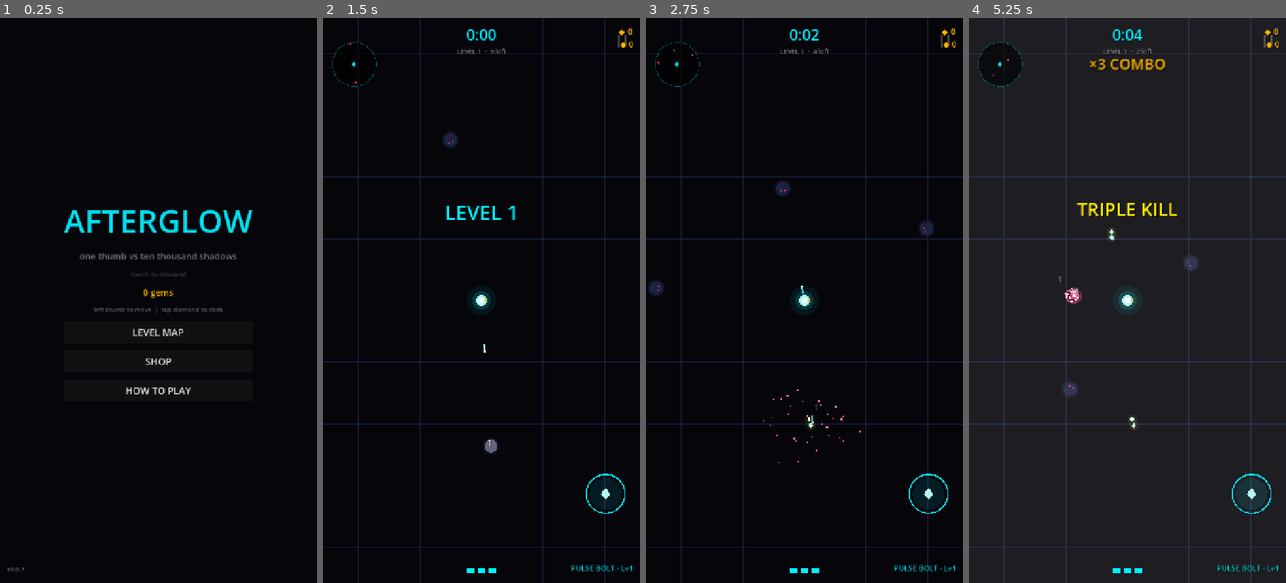
Above: before the commit, frames 1-4 (left to right).
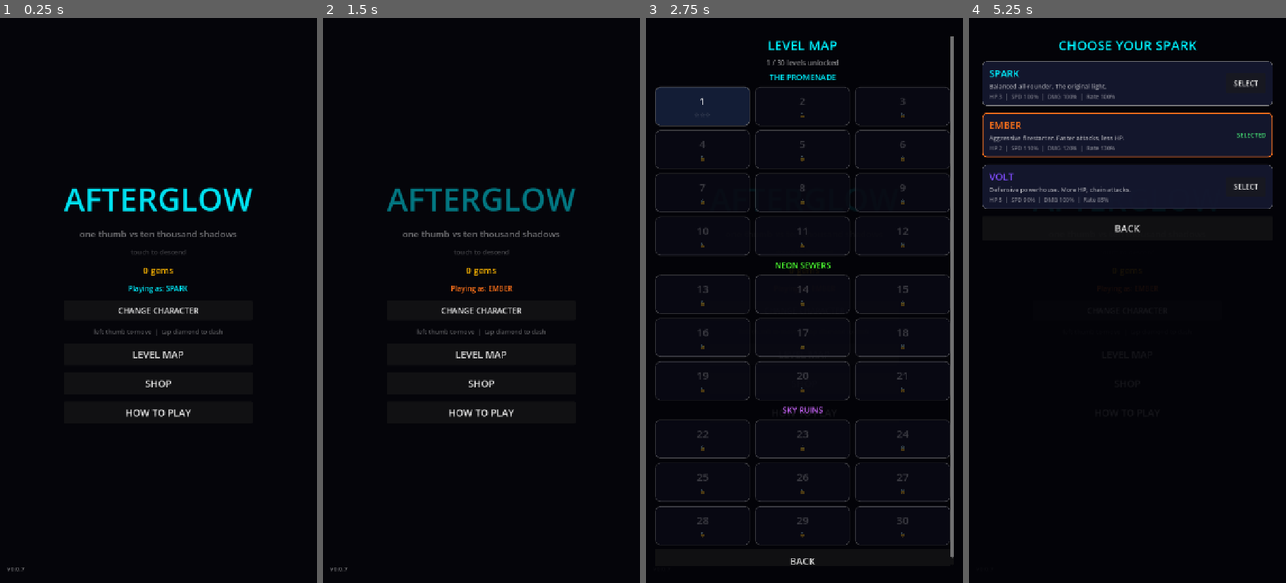
Above: after the commit, the same moments.

Repository: arvanidh/afterglow
Game: Godot game, scene res://scenes/boot.tscn
The game is run twice, just before and just after one commit, with the same random seed, the same clock (stepped at 60 frames per second) and the same inputs.
Inputs (mouse positions are in pixels of both pictures, inside the frame that each line leads up to):
- Up to frame 1 (0.25 s): no input
- Up to frame 2 (1.5 s): click (481, 311) at 0.5 s, where only the run after the commit has a clickable "CHANGE CHARACTER"; click (598, 136) at 1.25 s, where only the run after the commit has a clickable "SELECT"
- Up to frame 3 (2.75 s): click (804, 357) at 2 s, where only the run after the commit has a clickable "LEVEL MAP"
- Up to frame 4 (5.25 s): click (1124, 560) at 2.75 s, where only the run after the commit has a clickable "BACK"; click (1127, 385) at 3.5 s, where only the run after the commit has a clickable "SHOP"; click (1127, 340) at 4.25 s, where only the run after the commit has a clickable "BACK"; click (1127, 311) at 5 s, where only the run after the commit has a clickable "CHANGE CHARACTER"

The runs differ from the first frame. In frame 1, 4.2% of the frame differs, in the area x 20-80%, y 30-71%; in frame 2, 6.7%; in frame 3, 11%; in frame 4, 76%, in the area x 0-100%, y 0-100%.

Commit message:
v0.0.21: 3 playable characters — Spark, Ember, Volt
- CharacterDb: 3 characters with unique stats, abilities, starting weapons
- Spark: balanced (3 HP, 100% stats, starts with Pulse Bolt)
- Ember: aggressive (2 HP, 120% dmg, 130% rate, starts with Flame Trail)
- Volt: defensive (5 HP, 90% speed, 85% rate, starts with Lightning Chain)
- Character selection screen on menu with stats comparison
- Selected character persists between runs (saved to device)
- Menu shows current character with color indicator
- Arena applies character stats at run start

🤖 Generated with Codebuff
Co-Authored-By: Codebuff <noreply@codebuff.com>

Diff:
--- a/game/autoload/save_system.gd
+++ b/game/autoload/save_system.gd
@@ -13,6 +13,7 @@
 	"best_level": 1,
 	"highest_unlocked": 1,
 	"runs": 0,
+	"selected_character": "spark",
 	"upgrades": {},
 	"unlocked_weapons": ["pulse"],
 	"level_stars": {},
@@ -126,6 +127,16 @@
 	return true
 
 
+func set_selected_character(id: String) -> void:
+	var data := load_save()
+	data["selected_character"] = id
+	save(data)
+
+
+func get_selected_character() -> String:
+	return load_save().get("selected_character", "spark")
+
+
 func unlock_next_level(reached: int) -> void:
 	var data := load_save()
 	var cur: int = int(data.get("highest_unlocked", 1))
--- /dev/null
+++ b/game/resources/character_db.gd
@@ -0,0 +1,61 @@
+class_name CharacterDb
+extends RefCounted
+## Character definitions — Spark, Ember, Volt. Each has unique stats and starting weapon.
+
+enum Id { SPARK, EMBER, VOLT }
+
+const CHARACTERS := {
+	Id.SPARK: {
+		"id": "spark",
+		"name": "SPARK",
+		"desc": "Balanced all-rounder. The original light.",
+		"color": Color(0.0, 0.94, 1.0),
+		"hp": 3,
+		"speed_mult": 1.0,
+		"damage_mult": 1.0,
+		"rate_mult": 1.0,
+		"start_weapon": "pulse",
+	},
+	Id.EMBER: {
+		"id": "ember",
+		"name": "EMBER",
+		"desc": "Aggressive firestarter. Faster attacks, less HP.",
+		"color": Color(1.0, 0.45, 0.1),
+		"hp": 2,
+		"speed_mult": 1.1,
+		"damage_mult": 1.2,
+		"rate_mult": 1.3,
+		"start_weapon": "flame",
+	},
+	Id.VOLT: {
+		"id": "volt",
+		"name": "VOLT",
+		"desc": "Defensive powerhouse. More HP, chain attacks.",
+		"color": Color(0.5, 0.3, 1.0),
+		"hp": 5,
+		"speed_mult": 0.9,
+		"damage_mult": 1.0,
+		"rate_mult": 0.85,
+		"start_weapon": "lightning",
+	},
+}
+
+
+static func get_all() -> Array:
+	return [CHARACTERS[Id.SPARK], CHARACTERS[Id.EMBER], CHARACTERS[Id.VOLT]]
+
+
+static func get_by_id(id: String) -> Dictionary:
+	for key: Id in CHARACTERS:
+		if CHARACTERS[key]["id"] == id:
+			return CHARACTERS[key]
+	return CHARACTERS[Id.SPARK]
+
+
+static func apply_to_player(player: PlayerSpark, char_id: String) -> void:
+	var data: Dictionary = get_by_id(char_id)
+	player.mods["speed_mult"] = float(data["speed_mult"])
+	player.mods["dmg_mult"] = float(data["damage_mult"])
+	player.mods["rate_mult"] = float(data["rate_mult"])
+	RunState.max_hp = int(data["hp"])
+	RunState.hp = int(data["hp"])
--- a/game/scenes/arena.gd
+++ b/game/scenes/arena.gd
@@ -80,6 +80,9 @@
 	player.took_damage.connect(_on_player_took_damage)
 	player.dashed.connect(_on_player_dashed)
 	world.add_child(player)
+	# Apply character stats
+	var char_id := SaveSystem.get_selected_character()
+	CharacterDb.apply_to_player(player, char_id)
 	# Apply permanent upgrades from SaveSystem
 	_apply_permanent_upgrades()
 	# Set biome based on starting level
@@ -105,7 +108,11 @@
 	hud.layout_pause_button(get_viewport_rect().size)
 	hud.dash_requested.connect(_on_dash_pressed)
 
-	_equip_weapon("pulse", true)
+	# Equip character's starting weapon
+	var char_data := CharacterDb.get_by_id(char_id)
+	var start_wep: String = String(char_data["start_weapon"])
+	_equip_weapon(start_wep, true)
+	owned_guns = [start_wep]
 	_build_level(RunState.start_level)
 	Audio.play("level_start")
 	hud.show_banner("LEVEL %d" % RunState.start_level, Color(0.0, 0.94, 1.0))
--- a/game/scenes/boot.gd
+++ b/game/scenes/boot.gd
@@ -28,6 +28,22 @@
 	gem_label.add_theme_color_override("font_color", Color(1.0, 0.72, 0.0))
 	gem_label.horizontal_alignment = HORIZONTAL_ALIGNMENT_CENTER
 	$UI/CenterBox/VBox.add_child(gem_label)
+	# Character selector
+	var char_id := SaveSystem.get_selected_character()
+	var char_data := CharacterDb.get_by_id(char_id)
+	var char_label := Label.new()
+	char_label.name = "CharLabel"
+	char_label.text = "Playing as: %s" % String(char_data["name"])
+	char_label.add_theme_font_size_override("font_size", 16)
+	char_label.add_theme_color_override("font_color", char_data["color"])
+	char_label.horizontal_alignment = HORIZONTAL_ALIGNMENT_CENTER
+	$UI/CenterBox/VBox.add_child(char_label)
+	var char_btn := Button.new()
+	char_btn.text = "CHANGE CHARACTER"
+	char_btn.custom_minimum_size = Vector2(200, 45)
+	char_btn.add_theme_font_size_override("font_size", 18)
+	char_btn.pressed.connect(_open_character_select)
+	$UI/CenterBox/VBox.add_child(char_btn)
 	_pulse(title, 1.2)
 	_pulse(hint, 0.75)
 	var controls := Label.new()
@@ -74,6 +90,118 @@
 	RunState.reset_run()
 	GameState.change_state(GameState.State.RUN)
 	get_tree().change_scene_to_file("res://scenes/arena.tscn")
+
+
+func _open_character_select() -> void:
+	if _shop_root != null:
+		return
+	var current := SaveSystem.get_selected_character()
+	_shop_root = CanvasLayer.new()
+	_shop_root.layer = 20
+	add_child(_shop_root)
+	var dim := ColorRect.new()
+	dim.color = Color(0.01, 0.01, 0.03, 0.92)
+	dim.set_anchors_preset(Control.PRESET_FULL_RECT)
+	dim.mouse_filter = Control.MOUSE_FILTER_IGNORE
+	_shop_root.add_child(dim)
+	var scroll := ScrollContainer.new()
+	scroll.set_anchors_preset(Control.PRESET_FULL_RECT)
+	scroll.offset_left = 30
+	scroll.offset_right = -30
+	scroll.offset_top = 40
+	scroll.offset_bottom = -40
+	scroll.mouse_filter = Control.MOUSE_FILTER_IGNORE
+	_shop_root.add_child(scroll)
+	var content := VBoxContainer.new()
+	content.size_flags_horizontal = Control.SIZE_EXPAND_FILL
+	content.add_theme_constant_override("separation", 16)
+	scroll.add_child(content)
+	var t := Label.new()
+	t.text = "CHOOSE YOUR SPARK"
+	t.horizontal_alignment = HORIZONTAL_ALIGNMENT_CENTER
+	t.add_theme_font_size_override("font_size", 30)
+	t.add_theme_color_override("font_color", Color(0.0, 0.94, 1.0))
+	t.add_theme_color_override("font_shadow_color", Color(0, 0, 0, 0.8))
+	t.add_theme_constant_override("shadow_offset_y", 2)
+	content.add_child(t)
+	for char_data: Dictionary in CharacterDb.get_all():
+		var id: String = char_data["id"]
+		var selected := id == current
+		var card := PanelContainer.new()
+		card.custom_minimum_size = Vector2(0, 100)
+		card.size_flags_horizontal = Control.SIZE_EXPAND_FILL
+		var sb := StyleBoxFlat.new()
+		sb.bg_color = Color(0.08, 0.09, 0.18, 0.95)
+		sb.border_color = char_data["color"] if selected else Color(1, 1, 1, 0.15)
+		sb.set_border_width_all(2 if selected else 1)
+		sb.set_corner_radius_all(10)
+		sb.content_margin_left = 16
+		sb.content_margin_right = 16
+		sb.content_margin_top = 12
+		sb.content_margin_bottom = 12
+		card.add_theme_stylebox_override("panel", sb)
+		var hbox := HBoxContainer.new()
+		hbox.add_theme_constant_override("separation", 12)
+		card.add_child(hbox)
+		var vbox := VBoxContainer.new()
+		vbox.size_flags_horizontal = Control.SIZE_EXPAND_FILL
+		vbox.add_theme_constant_override("separation", 4)
+		hbox.add_child(vbox)
+		var name_label := Label.new()
+		name_label.text = String(char_data["name"])
+		name_label.add_theme_font_size_override("font_size", 22)
+		name_label.add_theme_color_override("font_color", char_data["color"])
+		vbox.add_child(name_label)
+		var desc_label := Label.new()
+		desc_label.text = String(char_data["desc"])
+		desc_label.autowrap_mode = TextServer.AUTOWRAP_WORD_SMART
+		desc_label.add_theme_font_size_override("font_size", 14)
+		desc_label.add_theme_color_override("font_color", Color(1, 1, 1, 0.6))
+		vbox.add_child(desc_label)
+		var stats_label := Label.new()
+		stats_label.text = "HP %d  |  SPD %d%%  |  DMG %d%%  |  Rate %d%%" % [
+			int(char_data["hp"]),
+			int(float(char_data["speed_mult"]) * 100),
+			int(float(char_data["damage_mult"]) * 100),
+			int(float(char_data["rate_mult"]) * 100),
+		]
+		stats_label.add_theme_font_size_override("font_size", 13)
+		stats_label.add_theme_color_override("font_color", Color(1, 1, 1, 0.4))
+		vbox.add_child(stats_label)
+		if selected:
+			var sel_label := Label.new()
+			sel_label.text = "SELECTED"
+			sel_label.add_theme_font_size_override("font_size", 14)
+			sel_label.add_theme_color_override("font_color", Color(0.3, 1.0, 0.5))
+			sel_label.size_flags_vertical = Control.SIZE_SHRINK_CENTER
+			hbox.add_child(sel_label)
+		else:
+			var btn := Button.new()
+			btn.text = "SELECT"
+			btn.custom_minimum_size = Vector2(90, 44)
+			btn.add_theme_font_size_override("font_size", 16)
+			btn.size_flags_vertical = Control.SIZE_SHRINK_CENTER
+			btn.pressed.connect(_select_character.bind(id))
+			hbox.add_child(btn)
+		content.add_child(card)
+	var close := Button.new()
+	close.text = "BACK"
+	close.custom_minimum_size = Vector2(0, 55)
+	close.add_theme_font_size_override("font_size", 22)
+	close.pressed.connect(_close_overlay)
+	content.add_child(close)
+
+
+func _select_character(id: String) -> void:
+	SaveSystem.set_selected_character(id)
+	Audio.play("powerup", -2.0)
+	_close_overlay()
+	# Refresh the character label on menu
+	var char_data := CharacterDb.get_by_id(id)
+	var char_label := get_node_or_null("UI/CenterBox/VBox/CharLabel")
+	if char_label:
+		char_label.text = "Playing as: %s" % String(char_data["name"])
+		char_label.add_theme_color_override("font_color", char_data["color"])
 
 
 func _open_tutorial() -> void:
Not shown, added: game/resources/character_db.gd.uid
